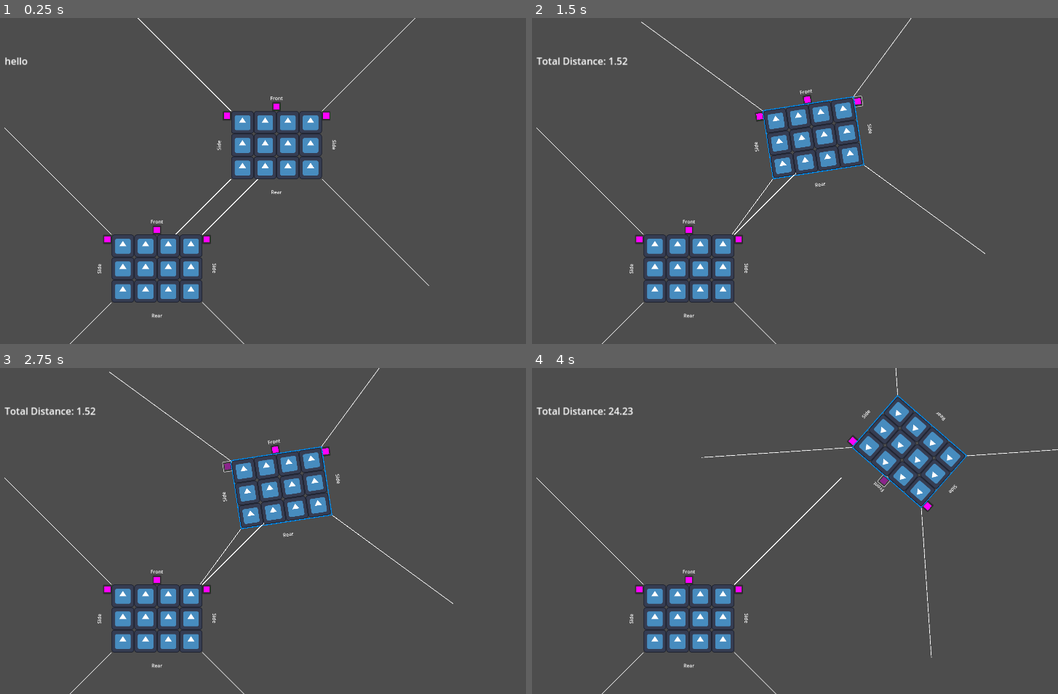
Above: before the commit, frames 1-4 (two rows, left to right).
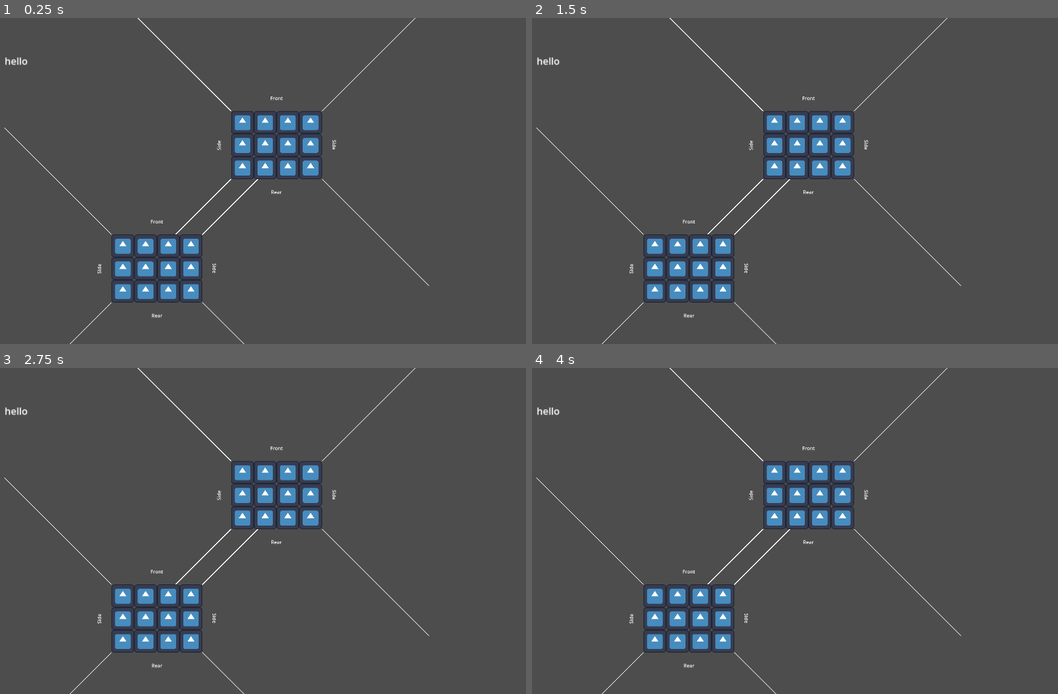
Above: after the commit, the same moments.

Repository: dcellucci/conqsim
Game: Godot game, scene res://debug.tscn
Same seed, same stepped clock (60 frames per second), same inputs: the game is played once before the commit and once after it. The engine's default icon, where the game draws it, is replaced by a stand-in: a white triangle on a blue panel in a dark square.
Inputs (mouse positions are in pixels of both pictures, inside the frame that each line leads up to):
- Up to frame 1 (0.25 s): no input
- Up to frame 2 (1.5 s): click (858, 115) at 0.52 s; click (810, 106) at 1.27 s
- Up to frame 3 (2.75 s): click (226, 465) at 2.02 s
- Up to frame 4 (4 s): click (858, 452) at 2.77 s; click (884, 482) at 3.52 s

The runs differ from the first frame. In frame 1, 0.3% of the frame differs, in the area x 19-63%, y 25-70%; in frame 2, 3.8%; in frame 3, 3.8%; in frame 4, 5.8%, in the area x 0-100%, y 0-89%.

Commit message:
selection color change happens, but deselects when i try to select a button

Diff:
--- a/project.godot
+++ b/project.godot
@@ -27,6 +27,11 @@
 "events": [Object(InputEventKey,"resource_local_to_scene":false,"resource_name":"","device":0,"window_id":0,"alt_presse …(194 unchanged characters)…
 ]
 }
+Select={
+"deadzone": 0.5,
+"events": [Object(InputEventMouseButton,"resource_local_to_scene":false,"resource_name":"","device":-1,"window_id":0,"alt_pressed":false,"shift_pressed":false,"ctrl_pressed":false,"meta_pressed":false,"button_mask":0,"position":Vector2(0, 0),"global_position":Vector2(0, 0),"factor":1.0,"button_index":1,"canceled":false,"pressed":false,"double_click":false,"script":null)
+]
+}
 
 [rendering]
 
--- a/regiment.gd
+++ b/regiment.gd
@@ -25,6 +25,8 @@
 
 var selection_stroke = 3
 
+var selected = false
+var hovered = false
 
 func _init() -> void:
 	pass#transform = transform.scaled_local(Vector2(stand_scale, stand_scale))
@@ -42,20 +44,20 @@
 			  , (row-num_stands_tall/2.0+0.5)*stand_size_pixels
 			  )
 			self.add_child(copyunit)
+	$MoveUI.visible = false
 	# Position the wheel left button
-	var wheel_left_button = $WheelLeftButton
-	$WheelLeftButton.position = Vector2(
+	$MoveUI/WheelLeftButton.position = Vector2(
 		(num_stands_wide/2.0)*stand_size_pixels#+wheel_left_button.get_rect().size.x/2
 	 , -(num_stands_tall/2.0)*stand_size_pixels
 	 )
-	$WheelRightButton.position = Vector2(
-	   -(num_stands_wide/2.0)*stand_size_pixels-wheel_left_button.get_rect().size.x
+	$MoveUI/WheelRightButton.position = Vector2(
+	   -(num_stands_wide/2.0)*stand_size_pixels-$MoveUI/WheelRightButton.get_rect().size.x
 	 , -(num_stands_tall/2.0)*stand_size_pixels
 	 )
 
-	$MoveForwardButton.position = Vector2(
-	  -$MoveForwardButton.get_rect().size.x/2
-	, -(num_stands_tall/2.0)*stand_size_pixels-$MoveForwardButton.get_rect().size.y
+	$MoveUI/MoveForwardButton.position = Vector2(
+	  -$MoveUI/MoveForwardButton.get_rect().size.x/2
+	, -(num_stands_tall/2.0)*stand_size_pixels-$MoveUI/MoveForwardButton.get_rect().size.y
 	)
 
 	#$DebugStartAngleLine.visible = false
@@ -64,23 +66,23 @@
 	var label_rect = $LineOfSightLabels/FrontLabel.get_rect()
 	$LineOfSightLabels/FrontLabel.position=Vector2(
 		-label_rect.size.x/2.0
-	  , -(num_stands_tall/2.0)*stand_size_pixels-label_rect.size.y-$MoveForwardButton.get_rect().size.y
+	  , -(num_stands_tall/2.0)*stand_size_pixels-label_rect.size.y-$MoveUI/MoveForwardButton.get_rect().size.y
 	  )
 	label_rect = $LineOfSightLabels/RearLabel.get_rect()
 	$LineOfSightLabels/RearLabel.position=Vector2(
 		-label_rect.size.x/2.0
-	  , (num_stands_tall/2.0)*stand_size_pixels+$MoveForwardButton.get_rect().size.y
+	  , (num_stands_tall/2.0)*stand_size_pixels+$MoveUI/MoveForwardButton.get_rect().size.y
 	  )
 
 	label_rect = $LineOfSightLabels/SideLabel.get_rect()
 	$LineOfSightLabels/SideLabel.position=Vector2(
-		-(num_stands_wide/2.0)*stand_size_pixels-label_rect.size.y-$WheelRightButton.get_rect().size.x
+		-(num_stands_wide/2.0)*stand_size_pixels-label_rect.size.y-$MoveUI/WheelRightButton.get_rect().size.x
 	  , label_rect.size.x/2
 	  )
 
 	label_rect = $LineOfSightLabels/SideLabel2.get_rect()
 	$LineOfSightLabels/SideLabel2.position=Vector2(
-		(num_stands_wide/2.0)*stand_size_pixels+label_rect.size.y+$WheelLeftButton.get_rect().size.x
+		(num_stands_wide/2.0)*stand_size_pixels+label_rect.size.y+$MoveUI/WheelLeftButton.get_rect().size.x
 	  , -label_rect.size.x/2
 	  )
 	$LineOfSightLabels/LOSLine1.rotation=-3.0*PI/4.0
@@ -135,12 +137,21 @@
 
 func _process(delta: float) -> void:
 	var direction = 0
+	$MoveUI.visible = selected
+	if current_move_state == MoveState.IDLE:
+		if Input.is_action_just_pressed('Select'):
+			selected = hovered
+			$SelectionRect.visible=hovered
+			if hovered:
+				$SelectionRect.border_color = Color(1.0,0.0,0.0)
+			else:
+				$SelectionRect.border_color = Color(0.0,0.547,0.931)
 
 	if current_move_state == MoveState.FORWARD:
 		if Input.is_mouse_button_pressed(MOUSE_BUTTON_LEFT):
 			print("Done Moving.")
 			current_move_state = MoveState.IDLE
-			$MoveForwardButton.disabled = false
+			$MoveUI/MoveForwardButton.disabled = false
 		var mouse_vec = start_transform.basis_xform_inv(get_global_mouse_position())
 		#print(mouse_vec, get_local_mouse_position(), move_start_position)
 		var disp_vec = Vector2(0, mouse_vec.y - move_start_position.y)
@@ -168,7 +179,7 @@
 		if Input.is_mouse_button_pressed(MOUSE_BUTTON_LEFT):
 			print("Done Wheeling Left.")
 			# Reenable the button, so we can click it again later
-			$WheelLeftButton.disabled = false
+			$MoveUI/WheelLeftButton.disabled = false
 			# go back to the IDLE state to await movement requests
 			current_move_state = MoveState.IDLE
 			#update the total move value
@@ -190,7 +201,7 @@
 		if Input.is_mouse_button_pressed(MOUSE_BUTTON_LEFT):
 			print("Done Wheeling Right.")
 			# Reenable the button, so we can click it again later
-			$WheelRightButton.disabled = false
+			$MoveUI/WheelRightButton.disabled = false
 			# go back to the IDLE state to await movement requests
 			current_move_state = MoveState.IDLE
 			#update the total move value
@@ -222,7 +233,7 @@
 
 func _on_move_forward_button_pressed() -> void:
 	if current_move_state == MoveState.IDLE:
-		$MoveForwardButton.disabled = true
+		$MoveUI/MoveForwardButton.disabled = true
 		print("Moving")
 		current_move_state = MoveState.FORWARD
 		start_transform = transform
@@ -231,7 +242,7 @@
 
 func _on_wheel_left_button_pressed() -> void:
 	if current_move_state == MoveState.IDLE:
-		$WheelLeftButton.disabled = true
+		$MoveUI/WheelLeftButton.disabled = true
 		print("Wheeling Left")
 		current_move_state = MoveState.WHEEL_LEFT
 		start_transform = transform
@@ -247,7 +258,8 @@
 
 func _on_wheel_right_button_pressed() -> void:
 	if current_move_state == MoveState.IDLE:
-		$WheelRightButton.disabled = true
+		hovered = true
+		$MoveUI/WheelRightButton.disabled = true
 		print("Wheeling Right")
 		current_move_state = MoveState.WHEEL_RIGHT
 		start_transform = transform
@@ -264,6 +276,9 @@
 
 func _on_mouse_entered() -> void:
 	$SelectionRect.visible=true
+	hovered = true
 
 func _on_mouse_exited() -> void:
-	$SelectionRect.visible=false
+	if not selected:
+		$SelectionRect.visible=false
+	hovered = false
--- a/regiment.tscn
+++ b/regiment.tscn
@@ -19,33 +19,6 @@
 
 [node name="Unit" parent="." instance=ExtResource("2_krtoi")]
 visible = false
-
-[node name="WheelLeftButton" type="Button" parent="."]
-offset_left = 100.0
-offset_right = 128.0
-offset_bottom = 31.0
-icon = SubResource("PlaceholderTexture2D_6ujr4")
-icon_alignment = 1
-expand_icon = true
-script = ExtResource("5_knjt4")
-
-[node name="MoveForwardButton" type="Button" parent="."]
-offset_left = 50.0
-offset_right = 78.0
-offset_bottom = 31.0
-icon = SubResource("PlaceholderTexture2D_6ujr4")
-icon_alignment = 1
-expand_icon = true
-script = ExtResource("5_knjt4")
-
-[node name="WheelRightButton" type="Button" parent="."]
-offset_left = 200.0
-offset_right = 228.0
-offset_bottom = 31.0
-icon = SubResource("PlaceholderTexture2D_6ujr4")
-icon_alignment = 1
-expand_icon = true
-script = ExtResource("5_knjt4")
 
 [node name="LineOfSightLabels" type="Control" parent="."]
 layout_mode = 3
@@ -117,8 +90,44 @@
 border_width = 3.0
 editor_only = false
 
+[node name="MoveUI" type="Control" parent="."]
+layout_mode = 3
+anchors_preset = 0
+offset_right = 40.0
+offset_bottom = 40.0
+
+[node name="WheelLeftButton" type="Button" parent="MoveUI"]
+layout_mode = 0
+offset_left = 100.0
+offset_right = 128.0
+offset_bottom = 31.0
+icon = SubResource("PlaceholderTexture2D_6ujr4")
+icon_alignment = 1
+expand_icon = true
+script = ExtResource("5_knjt4")
+
+[node name="MoveForwardButton" type="Button" parent="MoveUI"]
+layout_mode = 0
+offset_left = 50.0
+offset_right = 78.0
+offset_bottom = 31.0
+icon = SubResource("PlaceholderTexture2D_6ujr4")
+icon_alignment = 1
+expand_icon = true
+script = ExtResource("5_knjt4")
+
+[node name="WheelRightButton" type="Button" parent="MoveUI"]
+layout_mode = 0
+offset_left = 200.0
+offset_right = 228.0
+offset_bottom = 31.0
+icon = SubResource("PlaceholderTexture2D_6ujr4")
+icon_alignment = 1
+expand_icon = true
+script = ExtResource("5_knjt4")
+
 [connection signal="mouse_entered" from="." to="." method="_on_mouse_entered"]
 [connection signal="mouse_exited" from="." to="." method="_on_mouse_exited"]
-[connection signal="pressed" from="WheelLeftButton" to="." method="_on_wheel_left_button_pressed"]
-[connection signal="pressed" from="MoveForwardButton" to="." method="_on_move_forward_button_pressed"]
-[connection signal="pressed" from="WheelRightButton" to="." method="_on_wheel_right_button_pressed"]
+[connection signal="pressed" from="MoveUI/WheelLeftButton" to="." method="_on_wheel_left_button_pressed"]
+[connection signal="pressed" from="MoveUI/MoveForwardButton" to="." method="_on_move_forward_button_pressed"]
+[connection signal="pressed" from="MoveUI/WheelRightButton" to="." method="_on_wheel_right_button_pressed"]
